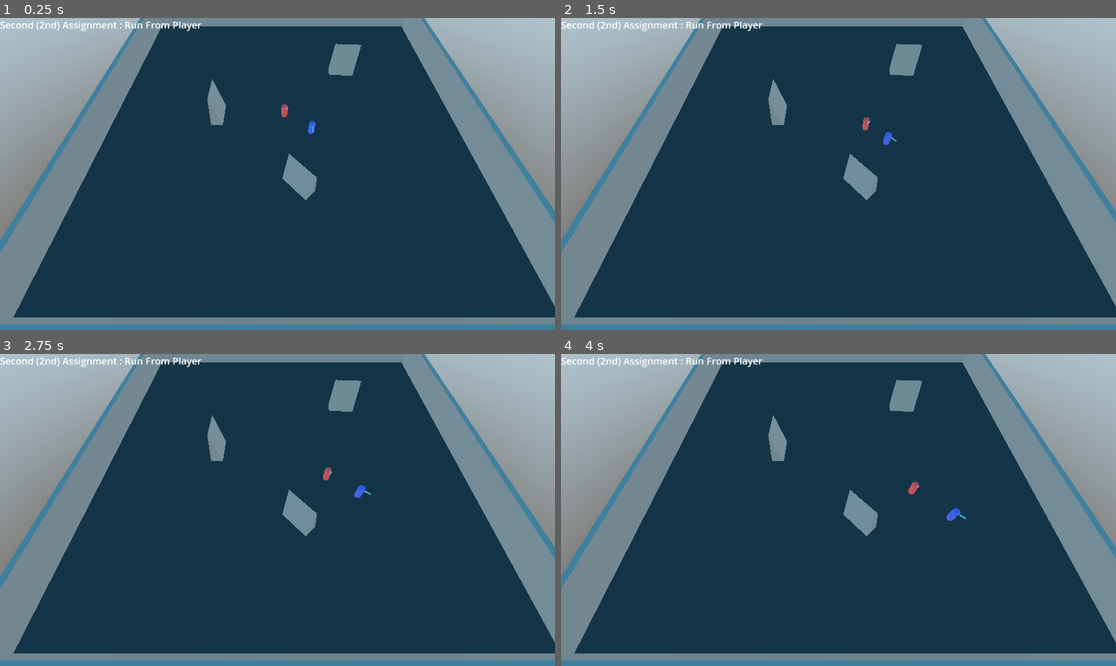
Above: before the commit, frames 1-4 (two rows, left to right).
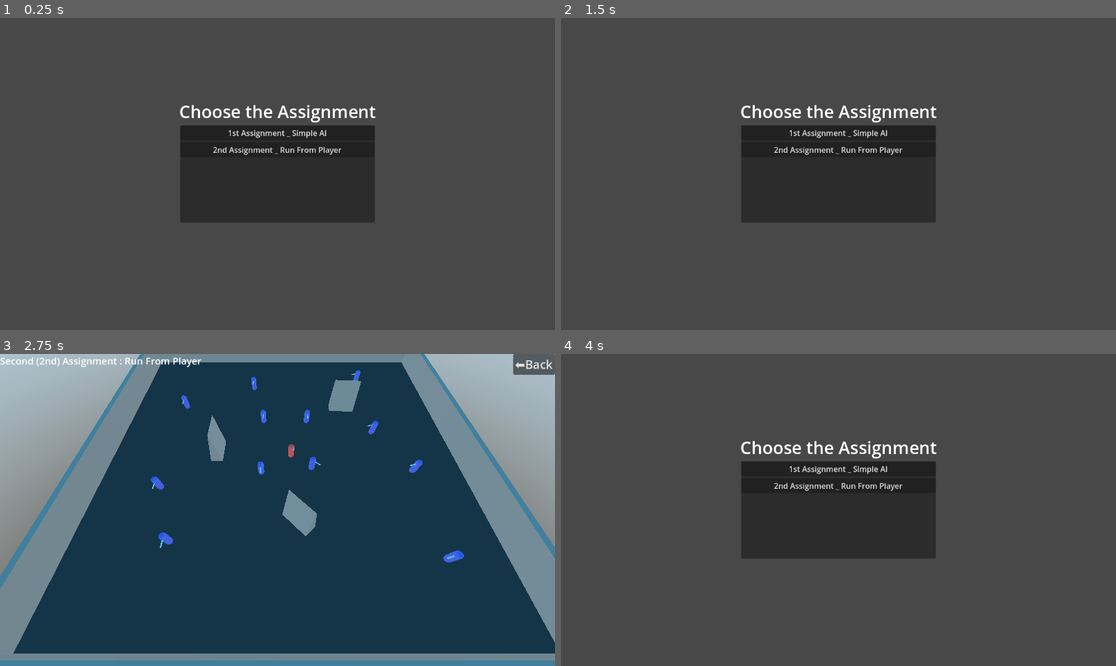
Above: after the commit, the same moments.

Repository: etherealxx/ai-for-game-godot-college-projects
Game: Godot game, scene res://scenes/main_scene_assignment_select.tscn
The game is run twice, just before and just after one commit, with the same random seed, the same clock (stepped at 60 frames per second) and the same inputs. Before the commit the project starts from res://2nd Assignment _ Run From Player/2_nd_assignment.tscn.
Inputs (mouse positions are in pixels of both pictures, inside the frame that each line leads up to):
- Up to frame 1 (0.25 s): no input
- Up to frame 2 (1.5 s): click (838, 133) at 0.5 s, where only the run after the commit has a clickable "1st Assignment _ Simple AI"; click (1093, 27) at 1.25 s, where only the run after the commit has a clickable "⬅️Back"
- Up to frame 3 (2.75 s): click (277, 485) at 2 s, where only the run after the commit has a clickable "2nd Assignment _ Run From Pla…"
- Up to frame 4 (4 s): click (1093, 363) at 2.75 s, where only the run after the commit has a clickable "⬅️Back"; tap Enter at 3.5 s; move the mouse to (960, 494) at 3.52 s; hold D (move_right) from 3.53 s (still down); tap T at 3.6 s; click (960, 494) at 3.67 s

The runs differ from the first frame. In frame 1, 100% of the frame differs, in the area x 0-100%, y 0-100%; in frame 2, 100%; in frame 3, 1.2%; in frame 4, 100%.

Commit message:
2nd assignments done
- fix timer issue
- fix where the runner doesn't stop
- main scene selector
- back button
- filling the licenses

Diff:
--- a/2nd Assignment _ Run From Player/2_nd_assignment.tscn
+++ b/2nd Assignment _ Run From Player/2_nd_assignment.tscn
@@ -272,10 +272,57 @@
 shape = SubResource("ConcavePolygonShape3D_l5lxp")
 
 [node name="AINavAgent_Chaser" parent="." instance=ExtResource("2_fa355")]
-
-[node name="AINavAgent_Runner" parent="." instance=ExtResource("4_i6pxb")]
+target_character = NodePath("../RunnerAgents/AINavAgent_Runner")
+
+[node name="RunnerAgents" type="Node3D" parent="."]
+
+[node name="AINavAgent_Runner" parent="RunnerAgents" instance=ExtResource("4_i6pxb")]
 transform = Transform3D(1, 0, 0, 0, 1, 0, 0, 0, 1, 0.539689, 0, 0.462132)
-chaser_character = NodePath("../AINavAgent_Chaser")
+chaser_character = NodePath("../../AINavAgent_Chaser")
+
+[node name="AINavAgent_Runner2" parent="RunnerAgents" instance=ExtResource("4_i6pxb")]
+transform = Transform3D(1, 0, 0, 0, 1, 0, 0, 0, 1, 0.539689, 0, -0.846987)
+chaser_character = NodePath("../../AINavAgent_Chaser")
+
+[node name="AINavAgent_Runner3" parent="RunnerAgents" instance=ExtResource("4_i6pxb")]
+transform = Transform3D(1, 0, 0, 0, 1, 0, 0, 0, 1, -0.386598, 0, -0.846987)
+chaser_character = NodePath("../../AINavAgent_Chaser")
+
+[node name="AINavAgent_Runner4" parent="RunnerAgents" instance=ExtResource("4_i6pxb")]
+transform = Transform3D(1, 0, 0, 0, 1, 0, 0, 0, 1, -0.386598, 0, 0.567808)
+chaser_character = NodePath("../../AINavAgent_Chaser")
+
+[node name="AINavAgent_Runner7" parent="RunnerAgents" instance=ExtResource("4_i6pxb")]
+transform = Transform3D(1, 0, 0, 0, 1, 0, 0, 0, 1, -1.75061, 0, 1.91793)
+chaser_character = NodePath("../../AINavAgent_Chaser")
+
+[node name="AINavAgent_Runner8" parent="RunnerAgents" instance=ExtResource("4_i6pxb")]
+transform = Transform3D(1, 0, 0, 0, 1, 0, 0, 0, 1, -2.1595, 0, 0.903707)
+chaser_character = NodePath("../../AINavAgent_Chaser")
+
+[node name="AINavAgent_Runner9" parent="RunnerAgents" instance=ExtResource("4_i6pxb")]
+transform = Transform3D(1, 0, 0, 0, 1, 0, 0, 0, 1, -2.1595, 0, -1.3411)
+chaser_character = NodePath("../../AINavAgent_Chaser")
+
+[node name="AINavAgent_Runner10" parent="RunnerAgents" instance=ExtResource("4_i6pxb")]
+transform = Transform3D(1, 0, 0, 0, 1, 0, 0, 0, 1, -0.655859, 0, -2.05423)
+chaser_character = NodePath("../../AINavAgent_Chaser")
+
+[node name="AINavAgent_Runner5" parent="RunnerAgents" instance=ExtResource("4_i6pxb")]
+transform = Transform3D(0.267726, 0, -0.963495, 0, 1, 0, 0.963495, 0, 0.267726, 2.42168, 0, 2.18957)
+chaser_character = NodePath("../../AINavAgent_Chaser")
+
+[node name="AINavAgent_Runner6" parent="RunnerAgents" instance=ExtResource("4_i6pxb")]
+transform = Transform3D(0.267726, 0, -0.963495, 0, 1, 0, 0.963495, 0, 0.267726, 2.42243, 0, 0.530929)
+chaser_character = NodePath("../../AINavAgent_Chaser")
+
+[node name="AINavAgent_Runner11" parent="RunnerAgents" instance=ExtResource("4_i6pxb")]
+transform = Transform3D(0.267726, 0, -0.963495, 0, 1, 0, 0.963495, 0, 0.267726, 1.88349, 0, -0.497372)
+chaser_character = NodePath("../../AINavAgent_Chaser")
+
+[node name="AINavAgent_Runner12" parent="RunnerAgents" instance=ExtResource("4_i6pxb")]
+transform = Transform3D(0.267726, 0, -0.963495, 0, 1, 0, 0.963495, 0, 0.267726, 1.88349, 0, -2.34241)
+chaser_character = NodePath("../../AINavAgent_Chaser")
 
 [node name="Camera3D" type="Camera3D" parent="."]
 transform = Transform3D(1, 0, 0, 0, -4.37114e-08, 1, 0, -1, -4.37114e-08, -0.0879855, 3.39122, -0.00397633)
--- a/2nd Assignment _ Run From Player/scenes/ai_nav_agent_chaser.tscn
+++ b/2nd Assignment _ Run From Player/scenes/ai_nav_agent_chaser.tscn
@@ -22,12 +22,11 @@
 radius = 0.0604206
 height = 0.275954
 
-[sub_resource type="SphereShape3D" id="SphereShape3D_sgapa"]
-radius = 1.545
+[sub_resource type="SphereShape3D" id="SphereShape3D_0uvdy"]
+radius = 1.81356
 
-[node name="AINavAgent_Chaser" type="CharacterBody3D"]
+[node name="AINavAgent_Chaser" type="CharacterBody3D" groups=["chaser"]]
 script = ExtResource("1_d08dt")
-target_character = NodePath("../AINavAgent_Runner")
 
 [node name="CapsuleBody" type="MeshInstance3D" parent="."]
 transform = Transform3D(1, 0, 0, 0, 1, 0, 0, 0, 1, 0, 0.14783, 0)
@@ -48,10 +47,17 @@
 wait_time = 0.5
 autostart = true
 
+[node name="TargetLockingTimer" type="Timer" parent="."]
+process_callback = 0
+wait_time = 5.0
+one_shot = true
+autostart = true
+
 [node name="Area3D" type="Area3D" parent="."]
 collision_layer = 0
 
 [node name="CollisionShape3D" type="CollisionShape3D" parent="Area3D"]
-shape = SubResource("SphereShape3D_sgapa")
+shape = SubResource("SphereShape3D_0uvdy")
 
 [connection signal="timeout" from="UpdateNavtargetTimer" to="." method="_on_update_navtarget_timer_timeout"]
+[connection signal="timeout" from="TargetLockingTimer" to="." method="_on_target_locking_timer_timeout"]
--- a/2nd Assignment _ Run From Player/scripts/ai_nav_agent_chaser.gd
+++ b/2nd Assignment _ Run From Player/scripts/ai_nav_agent_chaser.gd
@@ -58,4 +58,26 @@
 	if target_character:
 		target_character_position = get_node(target_character).get_global_position()
 		set_movement_target(target_character_position)
-		print(str(target_character_position))
+		#print(str(get_distance_to(get_node(target_character))))
+		#print(str(target_character_position))
+
+func get_distance_to(body : Node) -> float:
+	return self.global_position.distance_to(body.global_position)
+
+func _on_target_locking_timer_timeout() -> void:
+	print("detecting new target")
+	var bodies : Array = $Area3D.get_overlapping_bodies()
+	var closest_body : Node
+	if not bodies.is_empty():
+		for body : Node in bodies:
+			if body.is_in_group("runner") and body != get_node(target_character):
+				#Vector3.distance_to()
+				if closest_body:
+					if get_distance_to(body) < get_distance_to(closest_body): # the newly detected body is closer
+						closest_body = body
+				else:
+					closest_body = body
+		if closest_body and get_distance_to(closest_body) < 0.7: # maximum distance for switching
+			target_character = closest_body.get_path()
+			print("target switched")
+	$TargetLockingTimer.start(randf_range(4.5, 7.0))
--- a/2nd Assignment _ Run From Player/scripts/ai_nav_agent_runner.gd
+++ b/2nd Assignment _ Run From Player/scripts/ai_nav_agent_runner.gd
@@ -45,12 +45,15 @@
 
 func _on_check_chaser_timer_timeout() -> void:
 	var bodies : Array = $Area3D.get_overlapping_bodies()
+	move_away = false
 	if not bodies.is_empty():
 		for body in bodies:
-			if body == get_node(chaser_character):
+			#if body == get_node(chaser_character):
+			if body.is_in_group("chaser"):
 				target_character_position = get_node(chaser_character).get_global_position()
 				set_movement_target(target_character_position - self.global_position)
 				move_away = true
+				#print(self.name + " still being chased")
 				break
-	else:
-		move_away = false
+	#else:
+		#move_away = false
--- a/project.godot
+++ b/project.godot
@@ -15,7 +15,7 @@
 5th semester
 AI in Game"
 config/version="0.0.2"
-run/main_scene="res://2nd Assignment _ Run From Player/2_nd_assignment.tscn"
+run/main_scene="res://scenes/main_scene_assignment_select.tscn"
 config/use_custom_user_dir=true
 config/custom_user_dir_name="AI-for-game-godot-college-projects"
 config/features=PackedStringArray("4.3", "Forward Plus")
--- /dev/null
+++ b/scenes/main_scene_assignment_select.tscn
@@ -0,0 +1,66 @@
+[gd_scene load_steps=3 format=3 uid="uid://wu68tdylfgqv"]
+
+[ext_resource type="Script" path="res://scripts/assignment_select.gd" id="1_86l12"]
+
+[sub_resource type="LabelSettings" id="LabelSettings_dtelt"]
+font_size = 36
+
+[node name="AssignmentSelect" type="Control"]
+layout_mode = 3
+anchors_preset = 15
+anchor_right = 1.0
+anchor_bottom = 1.0
+grow_horizontal = 2
+grow_vertical = 2
+script = ExtResource("1_86l12")
+choosable_scenes_paths = Array[String](["res://1st Assignment _ Simple AI/1_st_assignment.tscn", "res://2nd Assignment _ Run From Player/2_nd_assignment.tscn"])
+
+[node name="ColorRect" type="ColorRect" parent="."]
+layout_mode = 1
+anchors_preset = 15
+anchor_right = 1.0
+anchor_bottom = 1.0
+grow_horizontal = 2
+grow_vertical = 2
+color = Color(0.281187, 0.281187, 0.281187, 1)
+
+[node name="Label" type="Label" parent="."]
+layout_mode = 1
+anchors_preset = 8
+anchor_left = 0.5
+anchor_top = 0.5
+anchor_right = 0.5
+anchor_bottom = 0.5
+offset_left = -192.0
+offset_top = -155.0
+offset_right = 192.0
+offset_bottom = -105.0
+grow_horizontal = 2
+grow_vertical = 2
+text = "Choose the Assignment"
+label_settings = SubResource("LabelSettings_dtelt")
+horizontal_alignment = 1
+vertical_alignment = 1
+
+[node name="ScrollContainer" type="ScrollContainer" parent="."]
+layout_mode = 1
+anchors_preset = 8
+anchor_left = 0.5
+anchor_top = 0.5
+anchor_right = 0.5
+anchor_bottom = 0.5
+offset_left = -202.0
+offset_top = -101.0
+offset_right = 202.0
+offset_bottom = 101.0
+grow_horizontal = 2
+grow_vertical = 2
+
+[node name="PanelContainer" type="PanelContainer" parent="ScrollContainer"]
+layout_mode = 2
+size_flags_horizontal = 3
+size_flags_vertical = 3
+
+[node name="ButtonCont" type="VBoxContainer" parent="ScrollContainer/PanelContainer"]
+unique_name_in_owner = true
+layout_mode = 2
--- /dev/null
+++ b/scenes/scene_select_button.tscn
@@ -0,0 +1,4 @@
+[gd_scene format=3 uid="uid://ce6a8y47hvsl1"]
+
+[node name="SceneSelectButton" type="Button"]
+text = "1st"
--- a/scenes/scene_title.tscn
+++ b/scenes/scene_title.tscn
@@ -22,5 +22,17 @@
 layout_mode = 0
 offset_right = 40.0
 offset_bottom = 23.0
-text = "First (1st) Assignment : SimpleAI"
+text = "Xth (xth) Assignment : Title"
 label_settings = SubResource("LabelSettings_oor2e")
+
+[node name="Button" type="Button" parent="."]
+anchors_preset = 1
+anchor_left = 1.0
+anchor_right = 1.0
+offset_left = -8.0
+offset_bottom = 8.0
+grow_horizontal = 0
+theme_override_font_sizes/font_size = 25
+text = "⬅️Back"
+
+[connection signal="pressed" from="Button" to="." method="_on_button_pressed"]
--- /dev/null
+++ b/scripts/assignment_select.gd
@@ -0,0 +1,13 @@
+extends Control
+
+#@export var choosable_scenes : Array[PackedScene]
+@export_file("*.tscn") var choosable_scenes_paths: Array[String]
+
+# Called when the node enters the scene tree for the first time.
+func _ready() -> void:
+	for scenepath : String in choosable_scenes_paths:
+		var button_inst = load("res://scenes/scene_select_button.tscn").instantiate()
+		var split_array = scenepath.get_base_dir().rsplit(",", true, 1)
+		button_inst.text = split_array[0].trim_prefix("res://")
+		button_inst.pressed.connect(func(): get_tree().change_scene_to_file(scenepath))
+		%ButtonCont.add_child(button_inst)
--- a/scripts/scene_title.gd
+++ b/scripts/scene_title.gd
@@ -10,3 +10,6 @@
 func _process(_delta: float) -> void:
 	if Engine.is_editor_hint():
 		%Label.text = label_text
+
+func _on_button_pressed() -> void:
+	get_tree().change_scene_to_file("res://scenes/main_scene_assignment_select.tscn")
Not shown, changed: README.md
Not shown, added: addons/anthonyec.camera_preview/LICENSE
Not shown, added: addons/gd-blender-3d-shortcuts/LICENSE
